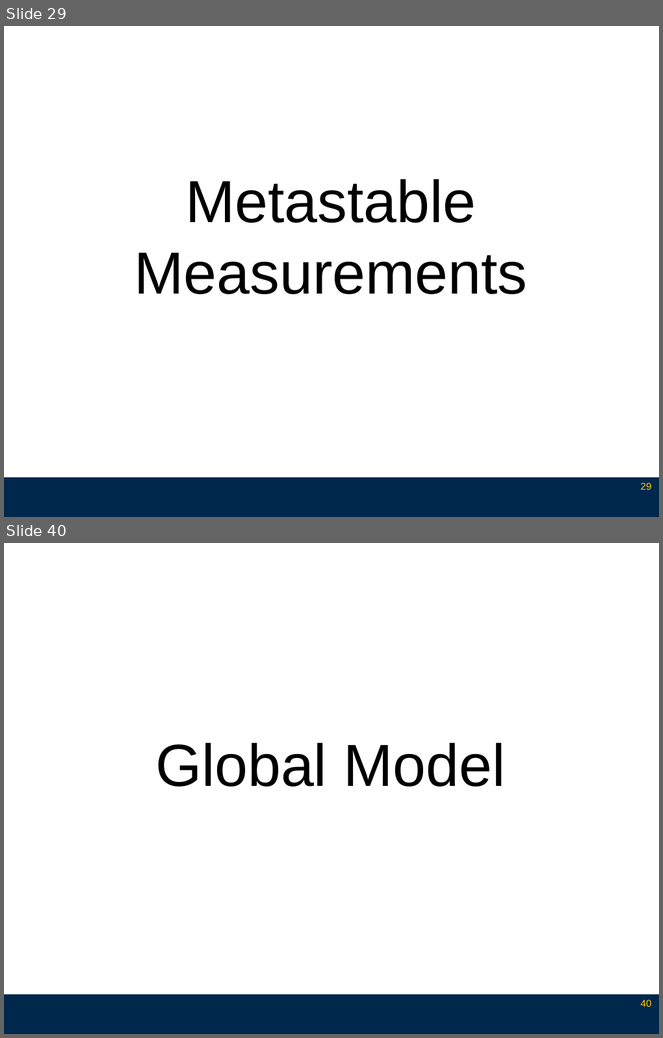
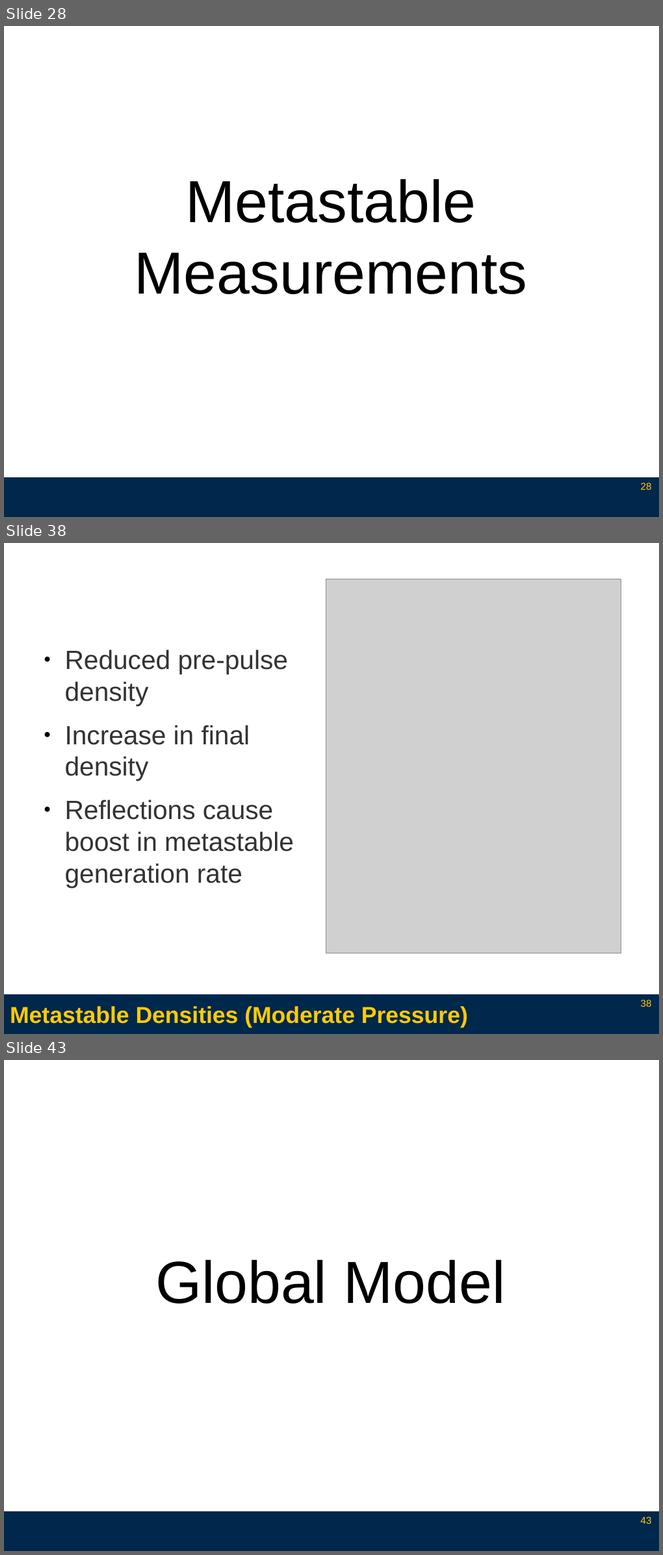
Before and after one commit to l3enny/dissertation, a slide deck: defense/presentation_annotated.odp. Shown one above the other, each under a label of ours: slides 29 and 40 before the commit, slides 28, 38 and 43 after it; the slides between them are not shown. The pictures are 663x1038 and 663x1555 pixels, drawn with LibreOffice and Linux fonts; fonts in the diff are those of the drawing; grey boxes stand for pictures. Boxes give left, top, right and bottom in pixels: in the first picture for what was removed or moved away, otherwise in the second. Text is boxed around its words. In the diff, an @@ line names an element or a change of style, - is before the commit and + after.

Commit message:
Finished with text additions for previous slides.

```diff
--- a/defense/presentation_annotated.odp
+++ b/defense/presentation_annotated.odp
@@ slide 38 added at [4,543,659,1034], background #FFFFFF; not listed: 1 template element that a slide beside it also shows @@
@@ picture added at [326,579,621,954] @@
@@ text added at [65,650,294,888], 32 pt, text #333333 @@
+● Reduced pre-pulse density
+● Increase in final density
+● Reflections cause boost in metastable generation rate
@@ title added at [10,1006,468,1028], 28 pt, text #FFCB05, bold @@
+Metastable Densities (Moderate Pressure)
@@ page number added at [641,1000,652,1007], 12 pt, text #FFCB05 @@
+38
@@ what was slide 29 is now slide 28 @@
@@ page number at [641,483,652,490]: text changed @@
-29
+28
@@ what was slide 40 is now slide 43 @@
@@ page number at [641,1517,652,1524]: text changed @@
-40
+43
```
Also in this commit, not shown: 18 slides changed, 11 other slides added, 7 slides removed, 13 other files.
